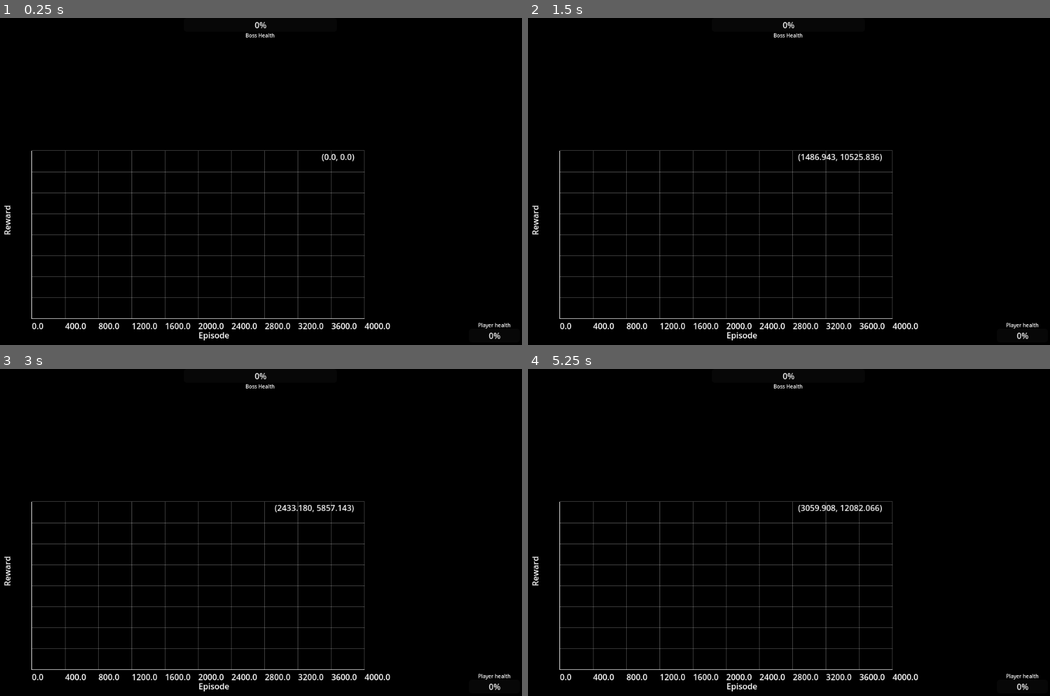
Above: before the commit, frames 1-4 (two rows, left to right).
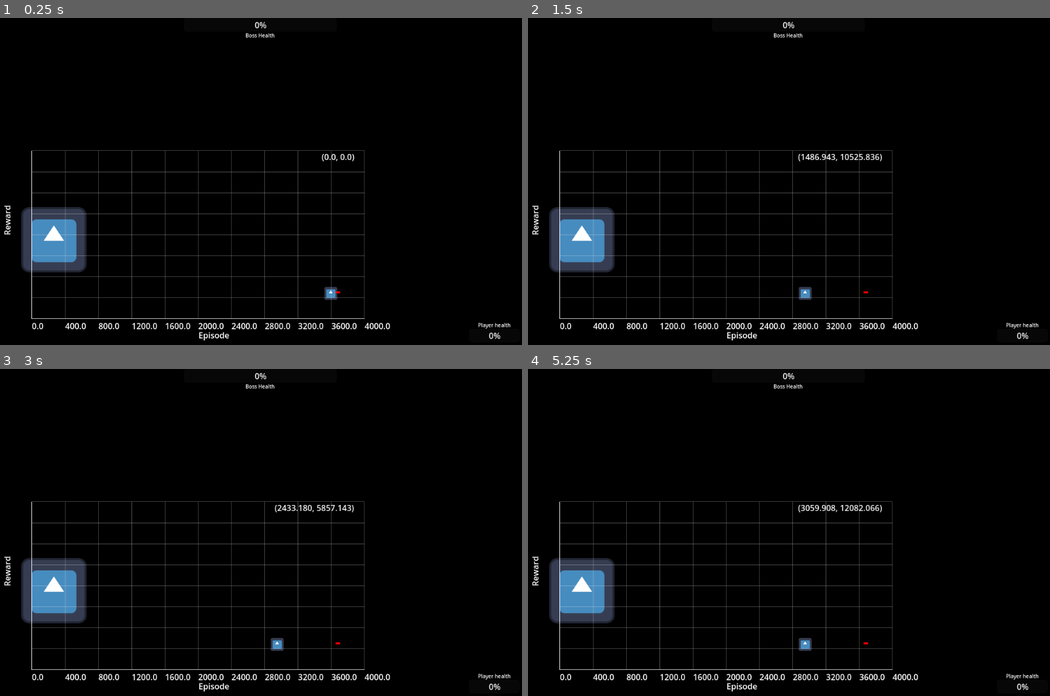
Above: after the commit, the same moments.

Repository: ElTomyDev/jueguito-para-los-pibardos-2
Game: Godot game, scene res://assets/scenes/worlds/level_1.tscn
Same seed, same stepped clock (60 frames per second), same inputs: the game is played once before the commit and once after it. The engine's default icon, where the game draws it, is replaced by a stand-in: a white triangle on a blue panel in a dark square.
Inputs (mouse positions are in pixels of both pictures, inside the frame that each line leads up to):
- Up to frame 1 (0.25 s): no input
- Up to frame 2 (1.5 s): tap Enter at 0.5 s; move the mouse to (903, 165) at 0.52 s; press the mouse at (903, 165) at 0.53 s; move the mouse to (684, 197) at 1.27 s; release the mouse at (684, 197) at 1.28 s; tap M (is_automatic_player) at 1.35 s
- Up to frame 3 (3 s): click (156, 548) at 1.55 s; tap Space at 2 s; move the mouse to (313, 460) at 2.02 s; press the mouse at (313, 460) at 2.03 s; tap Enter at 2.75 s; move the mouse to (234, 597) at 2.77 s; release the mouse at (234, 597) at 2.78 s; tap O (toggle_graphs) at 2.85 s
- Up to frame 4 (5.25 s): click (762, 597) at 3.05 s; tap Space at 3.5, 5 s; move the mouse to (945, 581) at 3.52 s; press the mouse at (945, 581) at 3.53 s; tap I (toggle_train_info) at 3.6 s; tap Enter at 4.25 s; move the mouse to (632, 483) at 4.27 s; release the mouse at (632, 483) at 4.28 s; click (632, 483) at 4.35 s; move the mouse to (815, 532) at 5.02 s; press the mouse at (815, 532) at 5.03 s; tap M (is_automatic_player) at 5.1 s

The runs differ from the first frame. In frame 1, 2.6% of the frame differs, in the area x 4-66%, y 57-87%; in frame 2, 2.6%; in frame 3, 2.6%; in frame 4, 2.6%.
Error before the commit: Cannot call method 'instantiate' on a null value. (res://assets/scripts/simulation_manager.gd:272)
Error after the commit: Invalid access to property or key 'move_dir' on a base object of type 'Nil'. (res://assets/scripts/characters/boss/floating_movement.gd:13)

Commit message:
Crea un entorno virtual para python y refactoriza y soluciona algunos errores

Diff:
--- a/assets/scenes/worlds/level_1.tscn
+++ b/assets/scenes/worlds/level_1.tscn
@@ -1,7 +1,9 @@
-[gd_scene load_steps=7 format=3 uid="uid://beeao680qoeeb"]
+[gd_scene load_steps=9 format=3 uid="uid://beeao680qoeeb"]
 
 [ext_resource type="PackedScene" uid="uid://b3fjumhorxnno" path="res://assets/scenes/ui/train_data.tscn" id="2_56x64"]
 [ext_resource type="PackedScene" uid="uid://bi11g54osr03a" path="res://assets/scenes/simulation_manager.tscn" id="2_qbvmm"]
+[ext_resource type="PackedScene" uid="uid://cfwgy1ayuvs04" path="res://assets/scenes/characters/player_controller.tscn" id="3_j1tjx"]
+[ext_resource type="PackedScene" uid="uid://do24pdmmrhm74" path="res://assets/scenes/characters/boss_controller.tscn" id="4_2qnd0"]
 
 [sub_resource type="RectangleShape2D" id="RectangleShape2D_3hma4"]
 size = Vector2(20, 659)
@@ -20,6 +22,8 @@
 [node name="TrainData" parent="." instance=ExtResource("2_56x64")]
 
 [node name="SimulationManager" parent="." node_paths=PackedStringArray("player_spawn_point") instance=ExtResource("2_qbvmm")]
+player_scene = ExtResource("3_j1tjx")
+boss_scene = ExtResource("4_2qnd0")
 player_spawn_point = NodePath("SpawnPlayer")
 
 [node name="SpawnPlayer" parent="SimulationManager" index="0"]
--- a/assets/scripts/attacks/shot_attack.gd
+++ b/assets/scripts/attacks/shot_attack.gd
@@ -10,7 +10,6 @@
 @export var rotation_speed: float = 50.0
 @export var bullet_dispersion: float = 18.0
 @export var fire_rate: float = 0.6
-@export var is_boss: bool = false
 
 @export_category("External Nodes")
 @export var bullet: PackedScene = preload("res://assets/scenes/attacks/gun/bullet.tscn")
@@ -19,8 +18,6 @@
 
 var character: CharacterBody2D = null
 
-var last_shot_step: int = 0
-
 var fire_timer: float = 0.0
 var total_bullet_damage: float
 
@@ -28,7 +25,7 @@
 	character = body
 
 @warning_ignore("unused_parameter")
-func update(delta: float) -> void:
+func update(delta: float, current_step: int=0) -> void:
 	if (character is BossController):
 		boss_shot(delta)
 	if (character is PlayerController):
@@ -41,7 +38,6 @@
 	if fire_timer <= 0:
 		if character.can_shot():  # solo dispara si la acción es "ataque"
 			_shot()
-			last_shot_step = GlobalVars.current_step
 			character.last_shot_step = GlobalVars.current_step
 		fire_timer = fire_rate  # resetea siempre, haya disparado o no
 
--- a/assets/scripts/characters/boss/boss_controller.gd
+++ b/assets/scripts/characters/boss/boss_controller.gd
@@ -9,7 +9,7 @@
 @onready var shot_attack: ShotAttack = $BossMechanics/ShotAttack as ShotAttack
 
 @export_category("Boss Config")
-@export var force_action_mode: bool = true
+@export var force_action_mode: bool = false
 @export var action_forced: int = 1
 
 @export_category("Boss Stats")
@@ -152,7 +152,8 @@
 func _move_action(delta: float) -> void:
 	if not is_instance_valid(floating_movement):
 		push_error("No se encontro la instancia 'floating_movement'")
-	floating_movement.update(delta)
+
+	if floating_movement: floating_movement.update(delta)
 	damage = min(damage + damage_increment, max_damage)
 
 func _ball_attack_action(delta: float) -> void:
--- a/assets/scripts/characters/player/player_controller.gd
+++ b/assets/scripts/characters/player/player_controller.gd
@@ -55,21 +55,21 @@
 func update(delta: float, boss: BossController, bullets: Array[Bullet], current_episode: int) -> void:
 	near_boss = boss
 	dead_if_can()
-	controls.update()
-	smooth_movement.update(delta)
-	shot_attack.update(delta)
-	adjustable_jump.update(delta)
+	if controls: controls.update()
+	if smooth_movement: smooth_movement.update(delta)
+	if shot_attack: shot_attack.update(delta)
+	if adjustable_jump: adjustable_jump.update(delta)
 	update_automatic_mechanics(delta, near_boss, bullets, current_episode)
 	move_and_slide()
 
 func init() -> PlayerController:
 	health = max_health
-	controls.setup(self)
-	smooth_movement.setup(self)
-	adjustable_jump.setup(self)
-	damage_area.setup(self)
-	shot_attack.setup(self)
-	collisions.setup(self)
+	if controls: controls.setup(self)
+	if smooth_movement: smooth_movement.setup(self)
+	if adjustable_jump: adjustable_jump.setup(self)
+	if damage_area: damage_area.setup(self)
+	if shot_attack: shot_attack.setup(self)
+	if collisions: collisions.setup(self)
 	return self
 
 func apply_difficulty(new_difficulty: float) -> void:
@@ -126,17 +126,6 @@
 		else:
 			auto_dir = 0
 
-func update_difficulty(boss_win_rate_window: Array) -> void:
-	# Calcula win rate del boss_scene en la ventana
-	var wins = boss_win_rate_window.count(true)
-	var win_rate = float(wins) / float(boss_win_rate_window.size())
-
-	# Solo sube la dificultad si el boss_scene gana más del N%
-	if win_rate > 0.19:
-		player_difficulty = clamp(player_difficulty + 0.02, 0.0, 1.0)
-	elif win_rate < 0.09:
-		player_difficulty = clamp(player_difficulty - 0.01, 0.0, 1.0)
-
 # --- Disparo automatico ---
 func _auto_shot(boss: BossController, state: int, delta: float) -> void:
 	auto_shot_timer += delta
@@ -153,7 +142,7 @@
 func _chill_shot_state(boss: BossController) -> void:
 	if is_instance_valid(boss) and randf() < 0.25:
 		auto_fire_rate = 0.5
-		shot_attack._shot(
+		if shot_attack: shot_attack._shot(
 			Utils.view_to(
 				shot_attack.global_position,
 				boss.global_position,
--- a/assets/scripts/globals/global_const.gd
+++ b/assets/scripts/globals/global_const.gd
@@ -6,7 +6,7 @@
 	)
 
 const OUTPUTS_NAMES: Array = ['move_dir', 'shot_angle', 'action']
-const INPUTS: int = 46
+const INPUTS: int = 50
 
 const MAX_STEP_FOR_EPISODE: int = 5000
 
--- a/assets/scripts/globals/global_vars.gd
+++ b/assets/scripts/globals/global_vars.gd
@@ -6,6 +6,9 @@
 
 var player_difficulty: float = 0.0
 
+var current_episode: int = 0
+var current_step: int = 0
+
 var episode_rewards: Array = [] # Para graficar
 var best_episode_rewards: Array = []
 var recent_rewards: Array = []   # guarda las últimas N recompensas
--- a/assets/scripts/rewards_manager.gd
+++ b/assets/scripts/rewards_manager.gd
@@ -103,7 +103,7 @@
 	_player_bullets_near_last_frame = current_player_bullets
 
 	# ── 2. PRECISIÓN: aim en el momento del disparo ──────────────────────────
-	var boss_shot_step = b.shot_attack.last_shot_step
+	var boss_shot_step = b.last_shot_step
 	if boss_shot_step > last_boss_shot_step and boss_shot_step > 0:
 		last_boss_shot_step = boss_shot_step
 		if is_instance_valid(b.near_player):
--- a/assets/scripts/simulation_manager.gd
+++ b/assets/scripts/simulation_manager.gd
@@ -19,9 +19,6 @@
 var player: PlayerController = null
 var bullets: Array[Bullet] = []
 
-var current_episode: int = 0
-var current_step: int = 0
-
 # NN
 var nn_client: NNClient
 var nn_outputs: Dictionary = {
@@ -62,15 +59,15 @@
 	var response = nn_client.get_last_action()
 	nn_outputs["move_dir"]   = response.get("move_dir",   [0.0, 0.0])
 	nn_outputs["shot_angle"] = response.get("shot_angle", 0.0)
-	nn_outputs["action"]     = response.get("action",     0)
+	nn_outputs["action"]     = response.get("action", 0)
 	_update_step(delta)
-	current_step += 1
+	GlobalVars.current_step += 1
 	if _can_episode_end():
 		_handle_episode_end()
 
 func _update_step(delta) -> void:
 	boss.update(delta, nn_outputs, player)
-	player.update(delta, boss, bullets, current_episode)
+	player.update(delta, boss, bullets, GlobalVars.current_episode)
 	for b in bullets:
 		b.update(delta)
 
@@ -95,10 +92,10 @@
 	if _boss_win_rate_window.size() >= DIFFICULTY_WINDOW:
 		_update_difficulty(_boss_win_rate_window)
 
-	var timed_out: bool = current_step >= GlobalConst.MAX_STEP_FOR_EPISODE
-	var final_reward: float = rewards_manager.calculate_final_reward(boss, player, current_step)
+	var timed_out: bool = GlobalVars.current_step >= GlobalConst.MAX_STEP_FOR_EPISODE
+	var final_reward: float = rewards_manager.calculate_final_reward(boss, player, GlobalVars.current_step)
 	nn_client.notify_episode_end(
-		current_episode,
+		GlobalVars.current_episode,
 		current_reward,
 		final_reward,
 		timed_out,
@@ -106,10 +103,10 @@
 	)
 
 	_save_train_data(GlobalConst.TRAIN_DATA_PATH)
-	var best_info_dict = rewards_manager.update_best_avg_reward(current_reward, current_episode, _save_train_data ,best_avg_reward, best_avg_episode)
+	var best_info_dict = rewards_manager.update_best_avg_reward(current_reward, GlobalVars.current_episode, _save_train_data ,best_avg_reward, best_avg_episode)
 	best_avg_reward = best_info_dict['best_reward']
 	best_avg_episode = best_info_dict['best_episode']
-	current_episode += 1
+	GlobalVars.current_episode += 1
 	GlobalVars.best_episode_rewards.append(best_avg_reward)
 	GlobalVars.episode_rewards.append(current_reward)
 
@@ -123,9 +120,9 @@
 	# Solo sube la dificultad si el boss_scene gana más del N%
 	var new_difficulty := GlobalVars.player_difficulty
 	if win_rate > 0.19:
-		GlobalVars.player_difficulty = clamp(GlobalVars.player_difficulty + 0.02, 0.0, 1.0)
+		new_difficulty = clamp(new_difficulty + 0.02, 0.0, 1.0)
 	elif win_rate < 0.09:
-		GlobalVars.player_difficulty = clamp(GlobalVars.player_difficulty - 0.01, 0.0, 1.0)
+		new_difficulty = clamp(new_difficulty - 0.01, 0.0, 1.0)
 
 	if new_difficulty != GlobalVars.player_difficulty:
 		GlobalVars.player_difficulty = new_difficulty
@@ -152,15 +149,15 @@
 		)
 		var to_player = (boss_i.near_player.global_position - boss_i.global_position).angle()
 		angle_to_player_raw = to_player / PI  # normalizado [-1, 1]
-		player_vel  = boss_i.near_player.velocity.normalized()
-		rel_vel     = boss_i.near_player.velocity - boss_i.velocity
-
-	var src_last_shot = boss_i.shot_attack.last_shot_step if is_instance_valid(boss_i.shot_attack) else -1
+		player_vel = boss_i.near_player.velocity.normalized()
+		rel_vel = boss_i.near_player.velocity - boss_i.velocity
+
+	var src_last_shot = boss_i.last_shot_step if is_instance_valid(boss_i.shot_attack) else -1
 	if src_last_shot <= 0:
 		time_since_last = 1.0
 	else:
 		time_since_last = clamp(
-			float(current_step - src_last_shot) / float(GlobalConst.MAX_STEP_FOR_EPISODE),
+			float(GlobalVars.current_step - src_last_shot) / float(GlobalConst.MAX_STEP_FOR_EPISODE),
 			0.0, 1.0
 		)
 
@@ -218,7 +215,7 @@
 		player_vel.y,
 		dist_to_center,
 		float(boss_i.current_action)/ len(boss_i.boss_actions),
-		clamp(current_step / float(GlobalConst.MAX_STEP_FOR_EPISODE), 0.0, 1.0),
+		clamp(GlobalVars.current_step / float(GlobalConst.MAX_STEP_FOR_EPISODE), 0.0, 1.0),
 		clamp(boss_i.damage / boss_i.max_damage, 0.0, 1.0),
 		mouse_pos.x / GlobalConst.game_size.x,
 		mouse_pos.y / GlobalConst.game_size.y,
@@ -234,7 +231,7 @@
 		inputs.append_array([
 			boss_i.near_player.health / boss_i.near_player.max_health,
 			float(boss_i.near_player.is_on_floor()),
-			clamp(float(current_step - boss_i.near_player.last_shot_step) / float(GlobalConst.MAX_STEP_FOR_EPISODE), 0.0, 1.0),
+			clamp(float(GlobalVars.current_step - boss_i.near_player.last_shot_step) / float(GlobalConst.MAX_STEP_FOR_EPISODE), 0.0, 1.0),
 			boss_i.near_player.global_position.x / GlobalConst.game_size.x,
 			boss_i.near_player.global_position.y / GlobalConst.game_size.y,
 		])
@@ -260,7 +257,7 @@
 	boss = null
 	player = null
 	bullets.clear()
-	current_step  = 0
+	GlobalVars.current_step  = 0
 	current_reward = 0.0
 	nn_outputs["move_dir"]   = [0.0, 0.0]
 	nn_outputs["shot_angle"] = 0.0
@@ -276,13 +273,13 @@
 	player_instance.global_position = entities_pos[0]
 	boss_instance.global_position   = entities_pos[1]
 
+	get_tree().get_root().add_child.call_deferred(boss_instance)
+	get_tree().get_root().add_child.call_deferred(player_instance)
+
+	boss = boss_instance.init()
 	player = player_instance.init()
-	boss = boss_instance.init()
 
 	player.apply_difficulty(GlobalVars.player_difficulty)
-
-	get_tree().get_root().add_child.call_deferred(player_instance)
-	get_tree().get_root().add_child.call_deferred(boss_instance)
 
 func _get_entities_position() -> Array:
 	var player_pos: Vector2
@@ -311,7 +308,7 @@
 	if not is_instance_valid(boss): return true
 	if not is_instance_valid(player): return true
 	return (
-		current_step >= GlobalConst.MAX_STEP_FOR_EPISODE
+		GlobalVars.current_step >= GlobalConst.MAX_STEP_FOR_EPISODE
 		or boss.health   <= 0.0
 		or player.health <= 0.0
 	)
@@ -322,7 +319,7 @@
 		if data.is_empty():
 			print("No hay datos para cargar: ", path)
 			return
-		current_episode   = data.get('episode', 0)
+		GlobalVars.current_episode   = data.get('episode', 0)
 		best_avg_reward   = data.get('best_avg_reward', -INF)
 		best_avg_episode  = data.get('best_avg_episode', 0)
 		GlobalVars.player_wins = data.get('player_wins', 0)
@@ -334,7 +331,7 @@
 
 func _save_train_data(path) -> void:
 	var data: Dictionary = {
-		'episode':        current_episode,
+		'episode':        GlobalVars.current_episode,
 		'best_avg_reward':  best_avg_reward,
 		'best_avg_episode': best_avg_episode,
 		'player_wins': GlobalVars.player_wins,
Not shown, changed: assets/scripts/train_server.py
